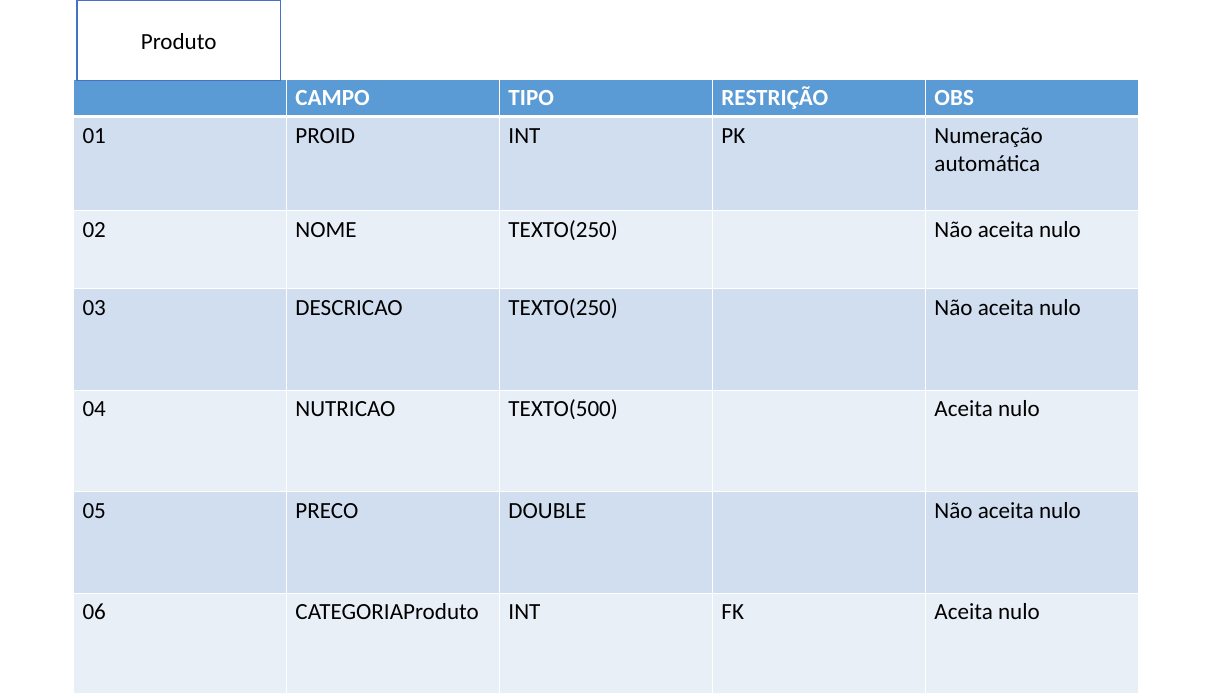
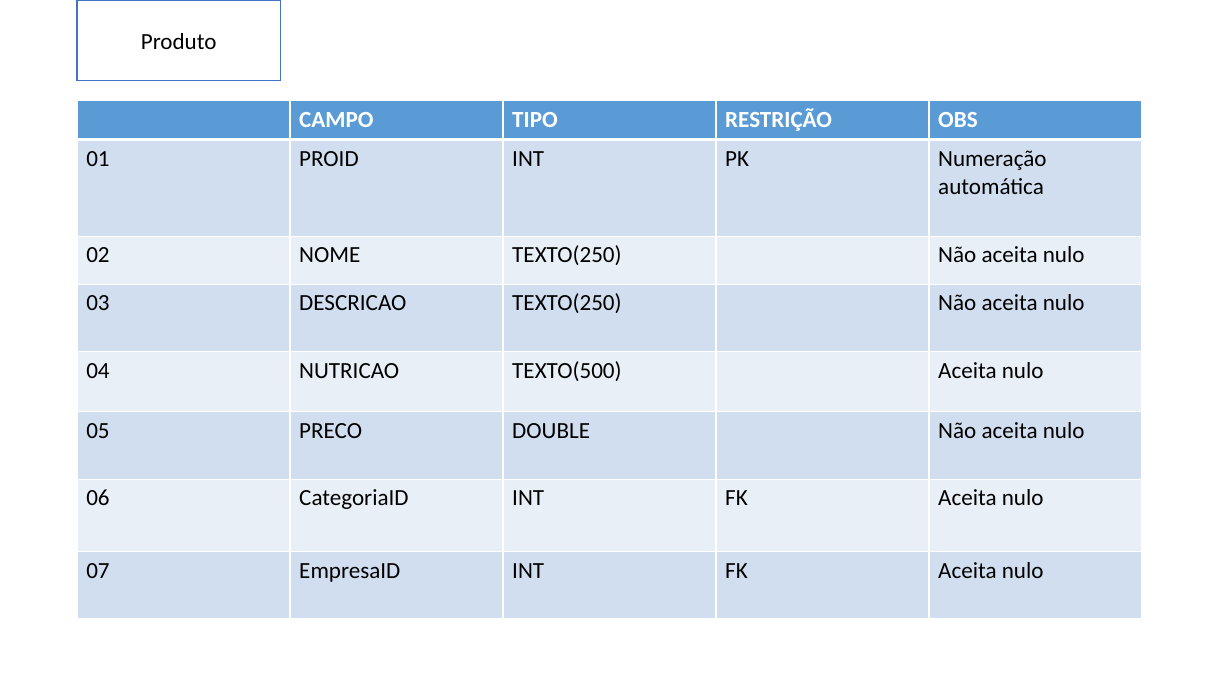
Before and after one commit to PedroAssencao/Cardapio, a slide deck: slide 4 of Cardápio/Documentação/Documentação Cardapio.pptx (slide 6 before the commit). Drawn at 1232x693 pixels with LibreOffice and Linux fonts; fonts in the diff are those of the drawing. Boxes give left, top, right and bottom in pixels: in the first picture for what was removed or moved away, otherwise in the second. Text is boxed around its words. In the diff, an @@ line names an element or a change of style, - is before the commit and + after.

```diff
--- a/Cardápio/Documentação/Documentação Cardapio.pptx
+++ b/Cardápio/Documentação/Documentação Cardapio.pptx
@@ table at [77,101,1144,619] @@
-row 7: 06 | CATEGORIAProduto | INT | FK | Aceita nulo
+row 7: 06 | CategoriaID | INT | FK | Aceita nulo
+row 8: 07 | EmpresaID | INT | FK | Aceita nulo
@@ table: place and size @@
-table at [73,79,1141,693]
+table at [77,101,1144,619]
```
Also in this commit, not shown: 3 other slides changed, 2 slides removed, 32 other files.
